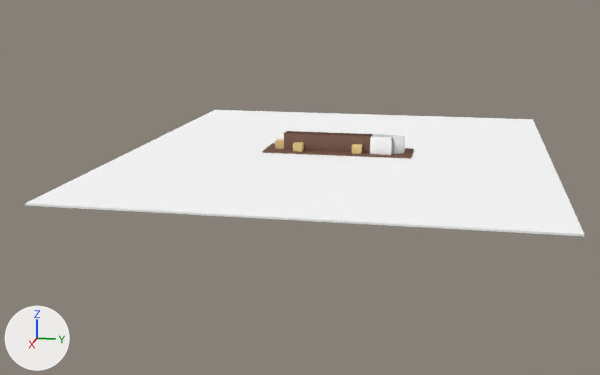
The Blender file moule_poteaux/untitled.blend as it was, and as the next commit left it.
Both versions are drawn from a 50 mm camera at (28.0, 4.2, 5.6) aimed at (0.6, -1.2, -1.2). Lighting does not change. The marker at lower left points along +X, +Y and +Z.
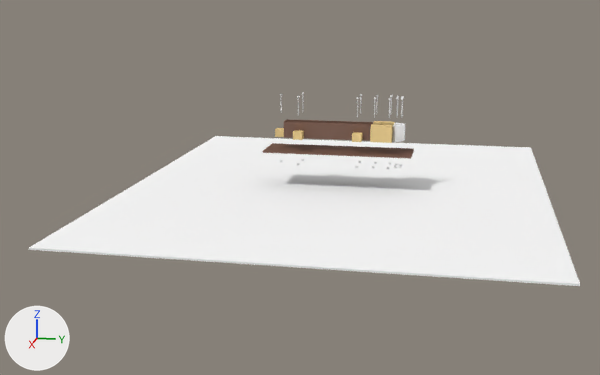
Changed parts and their boxes [x1, y1, x2, y2] in the pictures (600 x 375 px):
'Cube', moved: before [25, 110, 584, 236]; after [29, 136, 580, 286]
'Cube.006', moved: before [285, 133, 371, 152]; after [285, 121, 372, 141]
'Cube.002', recoloured, moved: before [370, 136, 392, 155]; after [370, 124, 393, 143]
'Cube.004', moved: before [392, 136, 404, 154]; after [392, 124, 405, 142]
'Cube.008', moved: before [293, 142, 304, 152]; after [293, 130, 304, 140]
'Cube.007', moved: before [352, 144, 362, 154]; after [352, 132, 363, 142]
'Cube.012', moved: before [275, 139, 284, 149]; after [275, 128, 284, 137]
'Cube.001', recoloured: [373, 121, 395, 137] in both

Diff of the bpy script that builds the scene:
```diff
--- a/moule_poteaux/untitled.blend.py
+++ b/moule_poteaux/untitled.blend.py
@@ me_cube_001 @@
 me_cube_001.from_pydata(...)  # 174 vertices, 93 faces; spans x -0.2..1.0, y -1.0..1.0, z -1.0..1.0
-me_cube_001.materials.append(mat_material_004)  # white #ffffff
+me_cube_001.materials.append(mat_material_003)  # beige #e7ca8e
@@ ob_cube_012 @@
 ob_cube_012 = bpy.data.objects.new('Cube.012', me_cube_008)
-ob_cube_012.location = (0.01, -2.05, 0.19)
+ob_cube_012.location = (0.01, -2.05, 0.6)
 ob_cube_012.rotation_euler = (0.0, 0.0, -1.571)  # degrees (0, 0, -90)
@@ ob_cube_008 @@
 ob_cube_008 = bpy.data.objects.new('Cube.008', me_cube_004)
-ob_cube_008.location = (0.41, -1.35, 0.19)
+ob_cube_008.location = (0.41, -1.35, 0.6)
 ob_cube_008.rotation_euler = (0.0, 0.0, -1.571)  # degrees (0, 0, -90)
@@ ob_cube_007 @@
 ob_cube_007 = bpy.data.objects.new('Cube.007', me_cube_004)
-ob_cube_007.location = (0.41, 0.68, 0.19)
+ob_cube_007.location = (0.41, 0.68, 0.6)
 ob_cube_007.rotation_euler = (0.0, 0.0, -1.571)  # degrees (0, 0, -90)
@@ ob_cube_006 @@
 ob_cube_006 = bpy.data.objects.new('Cube.006', me_cube_003)
-ob_cube_006.location = (0.25, 1.14, 0.03)
+ob_cube_006.location = (0.25, 1.14, 0.44)
 ob_cube_006.scale = (-0.026, 0.649, 0.297)
@@ ob_cube_004 @@
 ob_cube_004 = bpy.data.objects.new('Cube.004', me_cube_002)
-ob_cube_004.location = (0.2, 1.85, 0.03)
+ob_cube_004.location = (0.2, 1.85, 0.44)
 ob_cube_004.rotation_euler = (3.142, 0.0, 2.143)  # degrees (180, 0, 123)
@@ ob_cube_002 @@
 ob_cube_002 = bpy.data.objects.new('Cube.002', me_cube_001)
-ob_cube_002.location = (0.47, 1.5, 0.3)
+ob_cube_002.location = (0.47, 1.5, 0.72)
 ob_cube_002.rotation_euler = (0.0, 0.0, 3.142)  # degrees (0, 0, 180)
@@ ob_cube @@
 ob_cube = bpy.data.objects.new('Cube', me_cube)
-ob_cube.location = (0.0, 0.0, -0.06)
+ob_cube.location = (0.0, 0.0, -1.29)
 ob_cube.scale = (8.56, 7.07, -0.0279)
```
